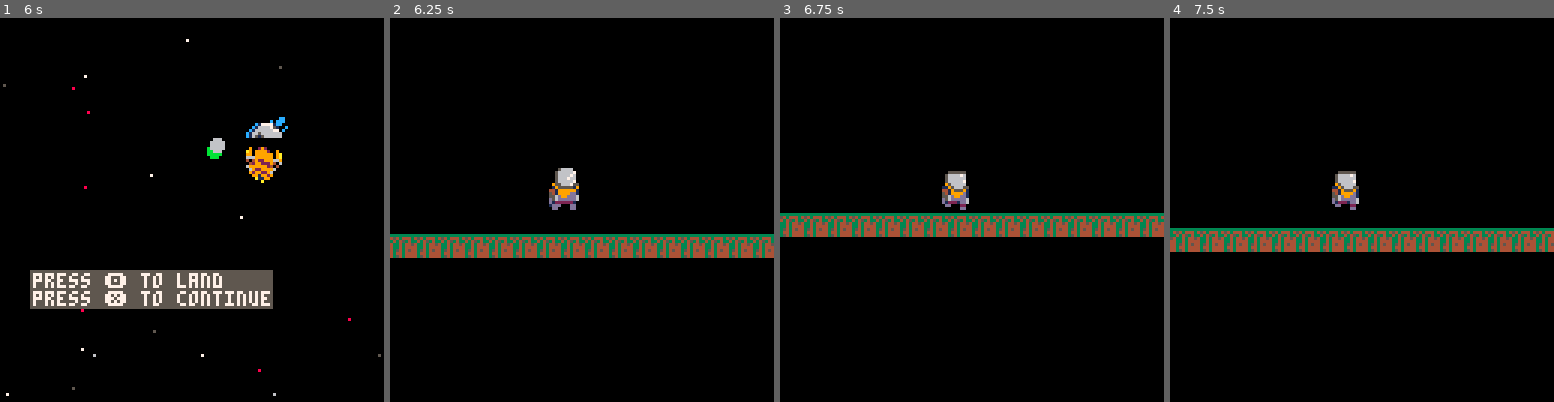
Above: before the commit, frames 1-4 (left to right).
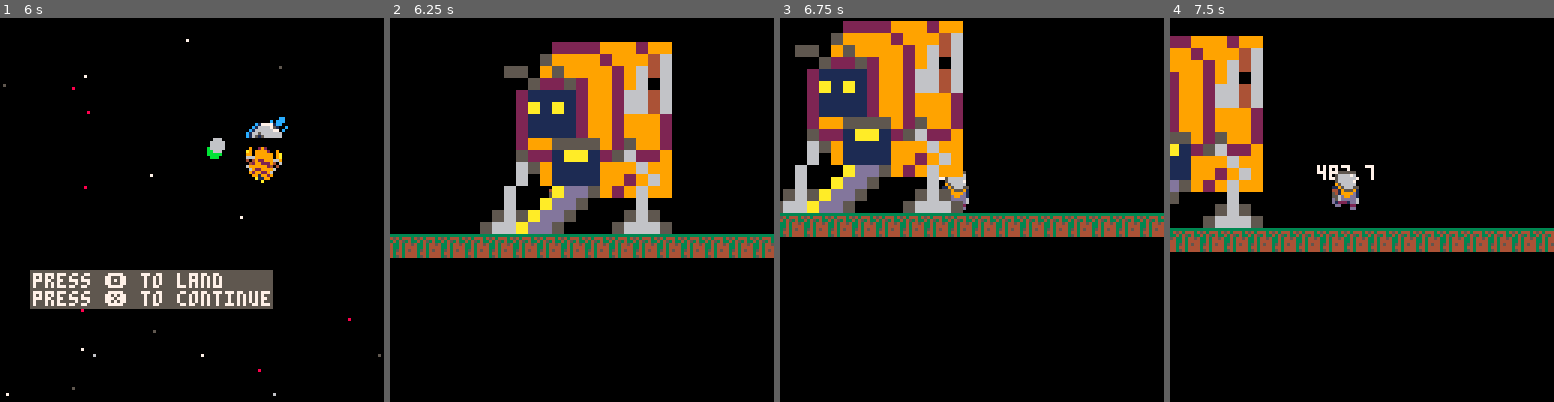
Above: after the commit, the same moments.

Repository: FrederikHR/GDB
Game: PICO-8 cartridge OW/ow.p8
The game is run twice, just before and just after one commit, with the same random seed, the same clock (stepped at 60 frames per second) and the same inputs.
Inputs:
- Up to frame 1 (6 s): tap X (X key) at 0.33, 1.07, 1.85, 2.97, 4.08, 5.2 s; tap O (Z key) at 0.7, 1.7, 2.1, 2.5, 2.9, 3.3, 3.7, 4.1, 4.5, 4.9, 5.3, 5.7 s; hold Right 1.6-2.1 s; hold Up 2.15-2.42 s; hold Right 2.47-3.03 s; hold Left 3.08-3.58 s; hold Right 4.02-4.68 s; hold Up 4.73-5.03 s; hold Left 5.08-5.68 s
- Up to frame 2 (6.25 s): hold Right from 6.08 s (still down); tap O (Z key) at 6.1 s
- Up to frame 3 (6.75 s): tap X (X key) at 6.32 s; tap O (Z key) at 6.5 s; release Right at 6.58 s; hold Right from 6.63 s (still down)
- Up to frame 4 (7.5 s): tap O (Z key) at 6.9, 7.3 s; release Right at 7.13 s; hold Up 7.18-7.45 s; tap X (X key) at 7.43 s

Frame 1 is identical in both runs. In frame 2, 18% of the frame differs, in the area x 23-74%, y 6-57%; in frame 3, 18%, in the area x 0-48%, y 0-51%; in frame 4, 11%.

Commit message:
space ship with landing gear

Diff:
--- a/OW/ow.p8
+++ b/OW/ow.p8
@@ -550,7 +550,12 @@
 
 end
 function draw_astronaut()
+	sp = 105
+	print(a.y, a.x, a.y)
+	sx, sy = (sp % 16) * 8, flr(sp \ 16) * 8
 	spr(abs(a.spr), a.x, a.y, a.size, a.size,a.flp!=(a.spr<0))
+	sspr(sx,sy, 16, 16, 500, 440, 64,64, true)
+
 end
 
 function update_astronaut()
Not shown, changed: 19 lines of the sprite sheet (__gfx__) section of OW/ow.p8
Not shown, changed: the thumbnail (__label__) section of OW/ow.p8
Not shown, changed: the sound effects (__sfx__) section of OW/ow.p8
